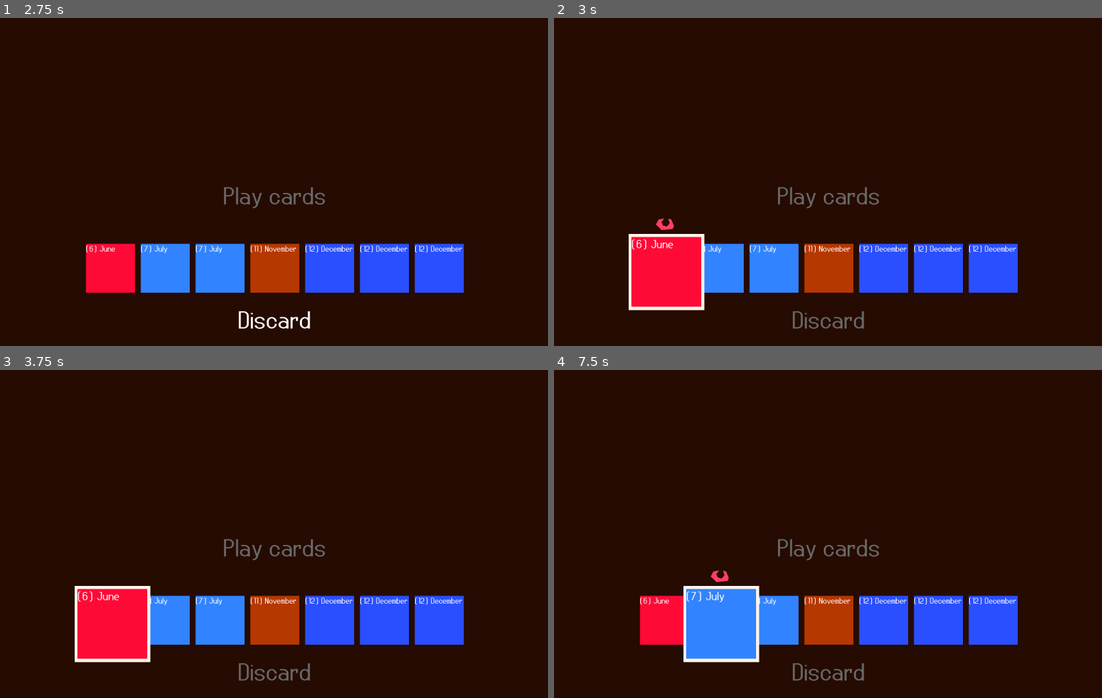
Above: before the commit, frames 1-4 (two rows, left to right).
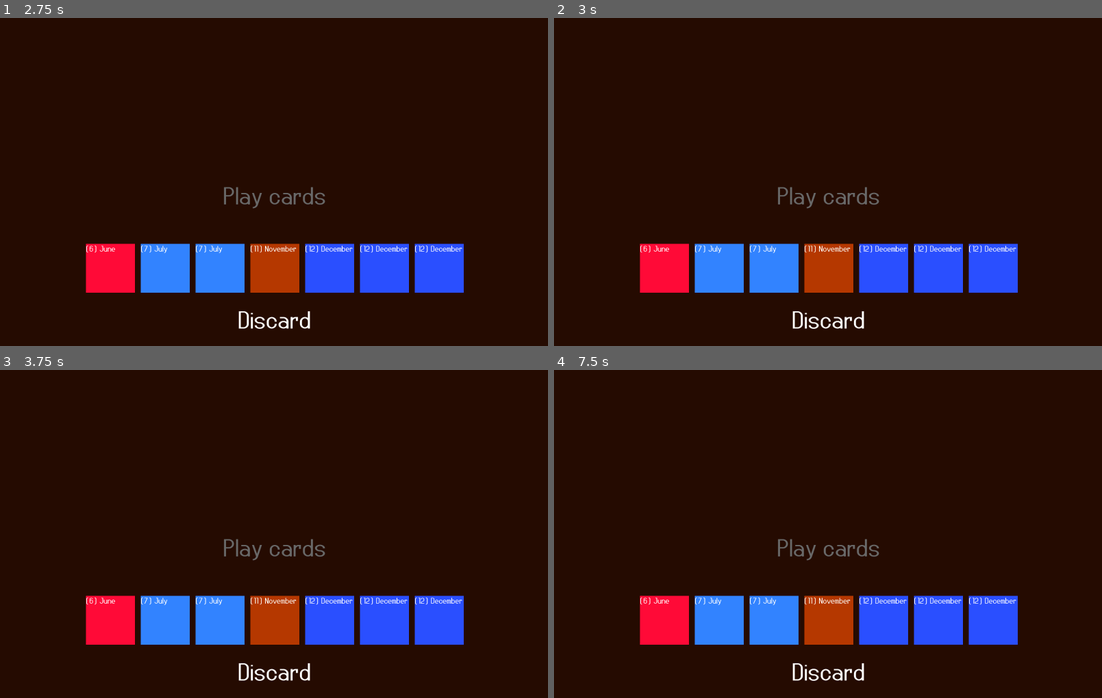
Above: after the commit, the same moments.

Repository: markeryjane/seeker
Game: Godot game, scene res://scenes/title_screen.tscn
Same seed, same stepped clock (60 frames per second), same inputs: the game is played once before the commit and once after it.
Inputs:
- Up to frame 1 (2.75 s): tap Enter (ui_accept) at 0.5, 0.6, 0.77, 1.07, 1.52, 1.55, 1.82, 2.3 s; hold Right (ui_right) 0.53-1.28 s; hold Down (ui_down) 1.28-2.03 s; tap Z (discard) at 1.35 s; hold Right (ui_right) from 2.03 s (still down); tap X (play_hand) at 2.1 s
- Up to frame 2 (3 s): tap Enter (ui_accept) at 2.75, 2.85 s; release Right (ui_right) at 2.78 s; hold Up (ui_up) from 2.78 s (still down)
- Up to frame 3 (3.75 s): tap Enter (ui_accept) at 3.02, 3.32, 3.5 s; release Up (ui_up) at 3.53 s; hold Left (ui_left) from 3.53 s (still down); tap Z (discard) at 3.6 s
- Up to frame 4 (7.5 s): tap Enter (ui_accept) at 3.77, 3.8, 4.07, 4.25, 4.52, 4.55, 4.82, 5, 5.1, 5.75, 6.02, 6.05, 6.32, 6.77, 6.8, 7.07, 7.35 s; tap X (play_hand) at 4.35, 6.6 s; release Left (ui_left) at 5.03 s; hold Down (ui_down) 5.03-5.78 s; hold Right (ui_right) 5.78-6.53 s; tap Z (discard) at 5.85 s; hold Up (ui_up) 6.53-7.28 s; hold Right (ui_right) from 7.28 s (still down)

Frame 1 is identical in both runs. In frame 2, 2.3% of the frame differs, in the area x 13-57%, y 61-95%; in frame 3, 2.3%; in frame 4, 2.2%.

Commit message:
game over and score var

Diff:
--- a/scenes/main_scene.gd
+++ b/scenes/main_scene.gd
@@ -20,6 +20,10 @@
 var turns_left = max_turns
 
 var scoring_numbers = []
+
+var score:int = 0
+
+var game_is_over = false
 
 func setup_deck():
 	for i in 12:
@@ -71,7 +75,7 @@
 		game_over()
 
 func game_over():
-	print("GAME OVER!")
+	game_is_over = true
 
 # Called when the node enters the scene tree for the first time.
 func _ready() -> void:
@@ -85,6 +89,8 @@
 
 # Called every frame. 'delta' is the elapsed time since the previous frame.
 func _process(delta: float) -> void:
+	if game_is_over: return
+
 	if horizontal_selection_index == 1:
 		pop_up_selected_card()
 
@@ -214,6 +220,8 @@
 		if card.card_effect == 2: #add points
 			_points_to_add += card.effect_amount
 	_points_to_add *= scoring_numbers.size()
+
+	score += _points_to_add
 	#printt("POINTS",_points_to_add)
 	#print(scoring_numbers)
 
